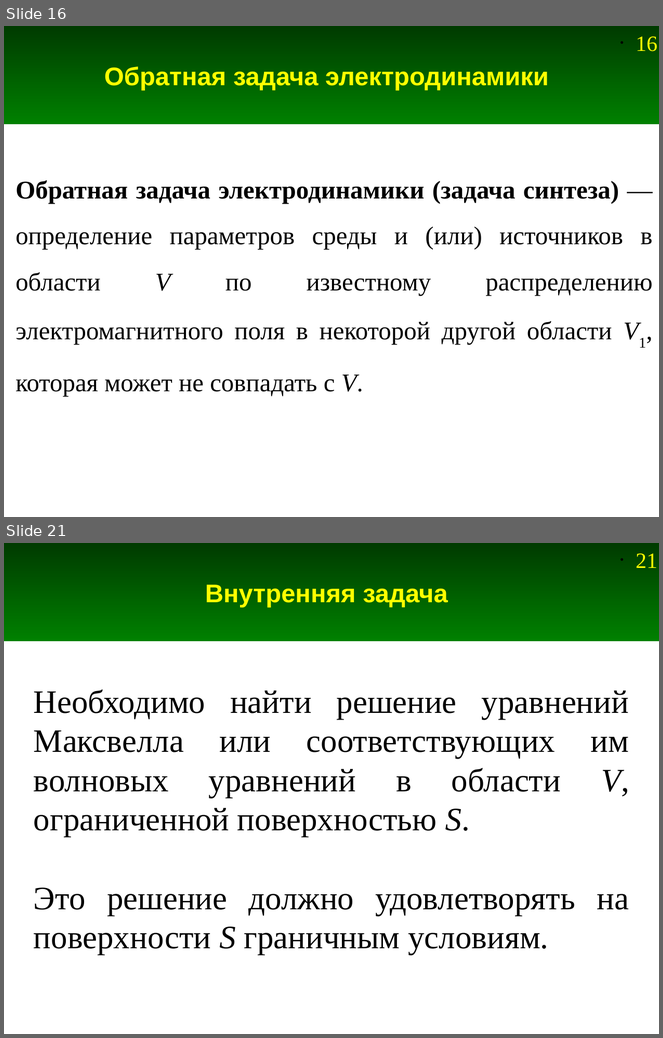
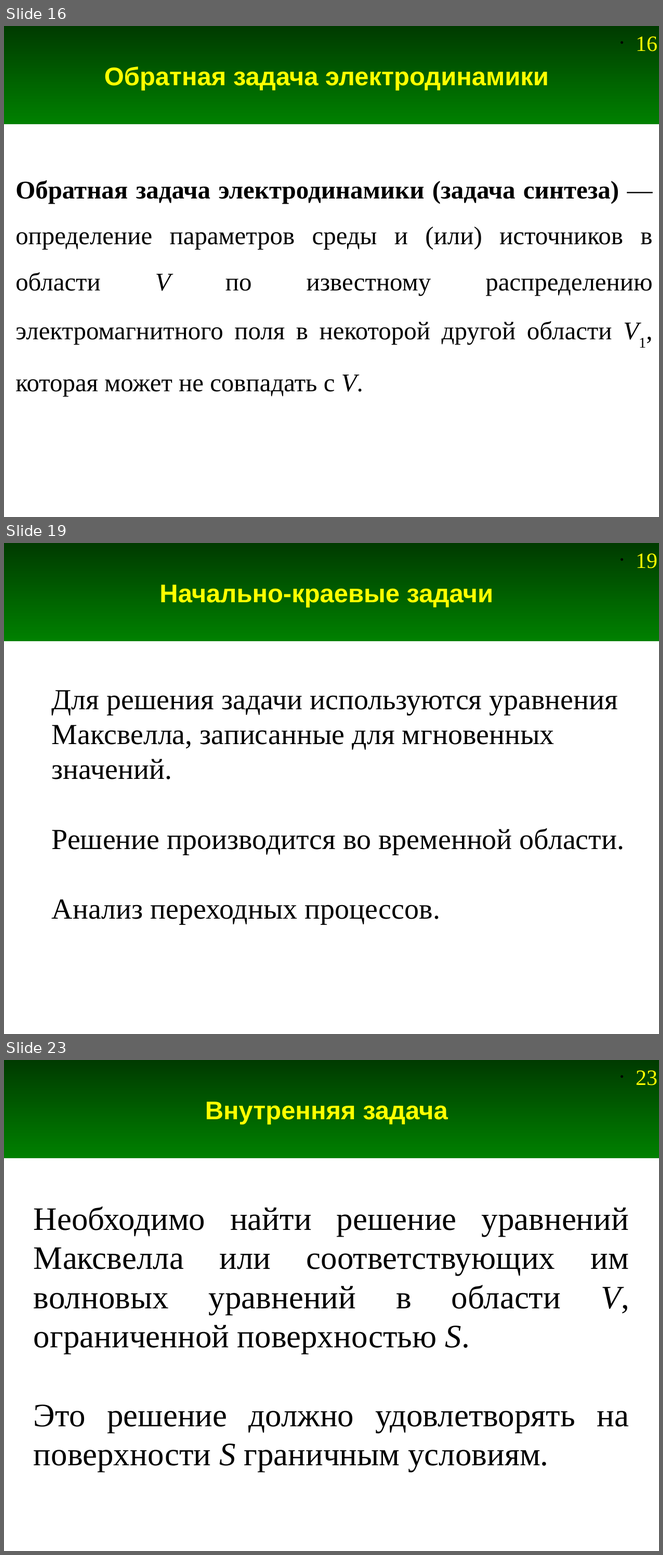
Before and after one commit to andris0147sv/modelling, a slide deck: presentations/1. Problem Statement.odp. Shown one above the other, each under a label of ours: slides 16 and 21 before the commit, slides 16, 19 and 23 after it; the slides between them are not shown. The pictures are 663x1038 and 663x1555 pixels, drawn with LibreOffice and Linux fonts; fonts in the diff are those of the drawing. Boxes give left, top, right and bottom in pixels: in the first picture for what was removed or moved away, otherwise in the second. Text is boxed around its words. In the diff, an @@ line names an element or a change of style, - is before the commit and + after.

Commit message:
Дополнение в презентации про постановку задачи

```diff
--- a/presentations/1. Problem Statement.odp
+++ b/presentations/1. Problem Statement.odp
@@ slide 19 added at [4,543,659,1034], background #FFFFFF; not listed: 2 template elements that a slide beside it also shows @@
@@ title added at [159,585,493,607], 28 pt, text #FFFF00, bold @@
+Начально-краевые задачи
@@ text added at [52,690,624,925], 32 pt, text #000000 @@
+Для решения задачи используются уравнения Максвелла, записанные для мгновенных значений.
+Решение производится во временной области.
+Анализ переходных процессов.
@@ what was slide 21 is now slide 23 @@
@@ page number at [636,1070,658,1085]: text changed @@
-• 21
+• 23
```
Also in this commit, not shown: 11 slides changed, 1 other slide added.
